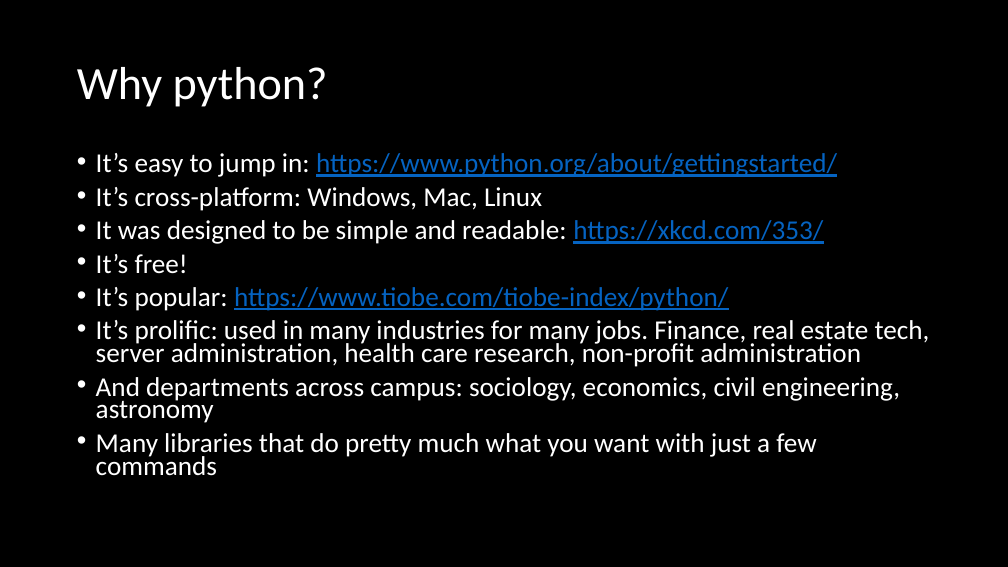
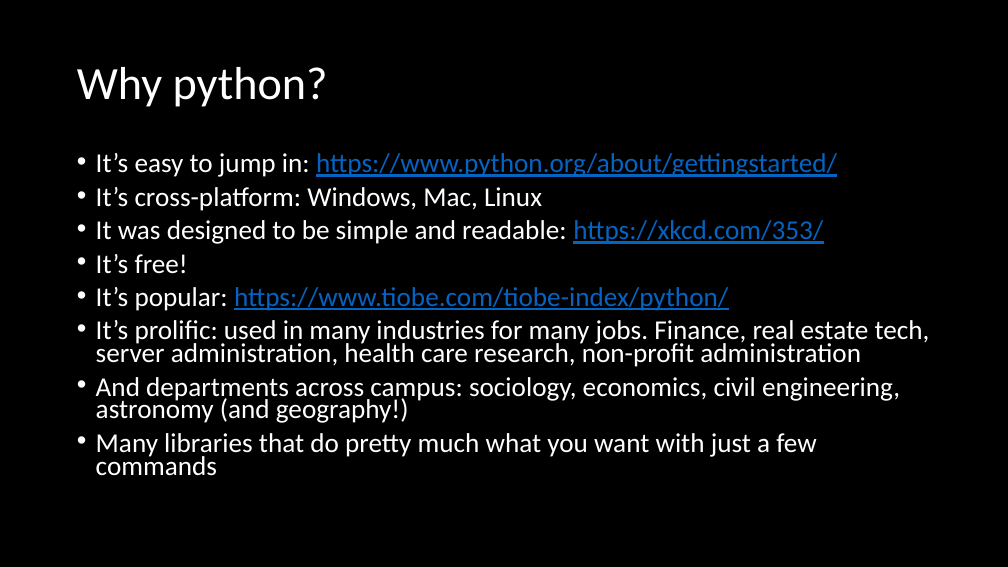
Before and after one commit to mike-babb/intro_to_python, a slide deck: slide 5 of Introduction to Python.pptx (slide 2 before the commit). Drawn at 1008x567 pixels with LibreOffice and Linux fonts; fonts in the diff are those of the drawing. Boxes give left, top, right and bottom in pixels: in the first picture for what was removed or moved away, otherwise in the second. Text is boxed around its words. In the diff, an @@ line names an element or a change of style, - is before the commit and + after.

```diff
--- a/Introduction to Python.pptx
+++ b/Introduction to Python.pptx
@@ text at [96,377,900,423]: text changed @@
-• And departments across campus: sociology, economics, civil engineering, astronomy
+• And departments across campus: sociology, economics, civil engineering, astronomy (and geography!)
```
Also in this commit, not shown: 4 other slides changed, 5 slides added, 13 other files.
